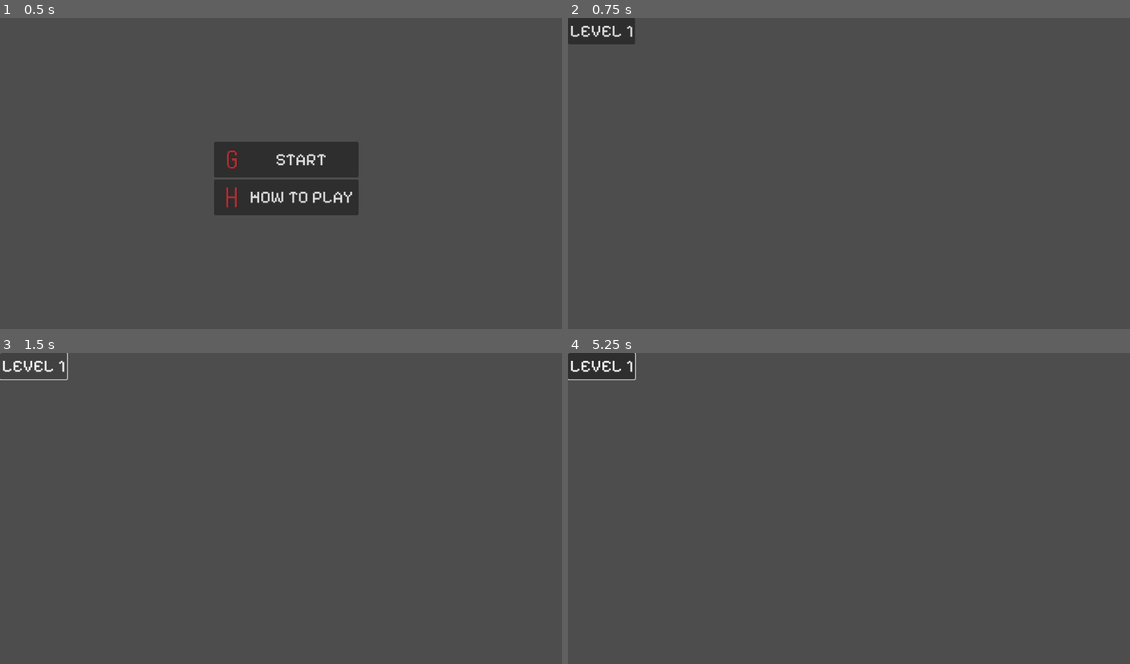
Above: before the commit, frames 1-4 (two rows, left to right).
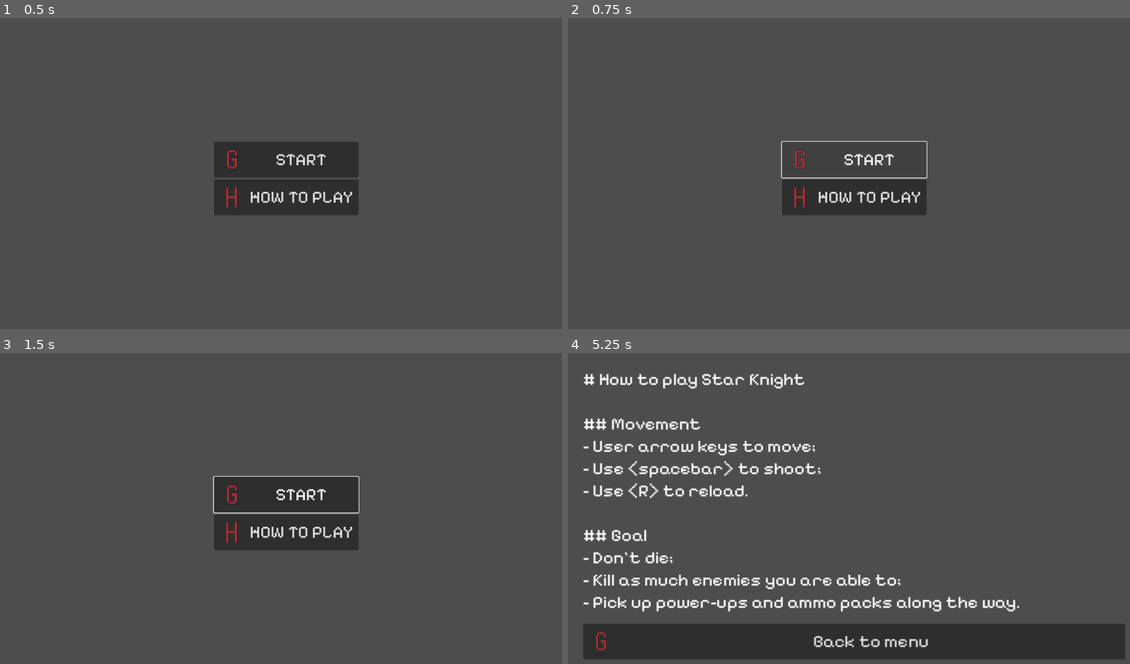
Above: after the commit, the same moments.

Repository: StampedeStudios/star-knight-gd
Game: Godot game, scene res://scenes/GameManager.tscn
Same seed, same stepped clock (60 frames per second), same inputs: the game is played once before the commit and once after it. This scene is started directly instead of the project's main scene.
Inputs (mouse positions are in pixels of both pictures, inside the frame that each line leads up to):
- Up to frame 1 (0.5 s): no input
- Up to frame 2 (0.75 s): click "START" at 0.5 s
- Up to frame 3 (1.5 s): click (33, 365) at 1.25 s, where only the run before the commit has a clickable "LEVEL 1"
- Up to frame 4 (5.25 s): click (601, 365) at 2 s, where only the run before the commit has a clickable "LEVEL 1"; click (854, 496) at 2.75 s, where only the run after the commit has a clickable "START"; click (601, 365) at 3.5 s, where only the run before the commit has a clickable "LEVEL 1"; click (854, 496) at 4.25 s, where only the run after the commit has a clickable "START"; click (854, 533) at 5 s, where only the run after the commit has a clickable "HOW TO PLAY"

Frame 1 is identical in both runs. In frame 2, 4.3% of the frame differs, in the area x 0-64%, y 0-64%; in frame 3, 6.2%; in frame 4, 17%, in the area x 0-100%, y 0-99%.
Error after the commit: Parse Error: Cannot find member "GAME_STARTED" in base "Enums.GameEvent". (res://scripts/game_manager/game_manager.gd:14)

Commit message:
refactor: renamed game event enum

Diff:
--- a/scripts/enums.gd
+++ b/scripts/enums.gd
@@ -9,8 +9,8 @@
 }
 
 ## All UI events triggered which require to be handled by [code]Game Manager[/code].
-enum UIEvent {
-    GAME_STARTED,
-    GAME_PAUSED,
-    GAME_QUIT,
+enum GameEvent {
+    STARTED,
+    PAUSED,
+    QUIT,
 }
--- a/scripts/game_manager/game_manager.gd
+++ b/scripts/game_manager/game_manager.gd
@@ -9,9 +9,9 @@
 ## Handles all UI signals/events triggered from [code]User Interface[/code].
 ##
 ## Handles all UI events which require game logic centrilized in the [code]Game Manager[/code] such as:[br]- Load Level;[br]- Save Level;[br]- Pause Game.
-func _on_user_interface_event_initiated(event: Enums.UIEvent):
+func _on_user_interface_event_initiated(event: Enums.GameEvent):
     match event:
-        Enums.UIEvent.GAME_STARTED:
+        Enums.GameEvent.GAME_STARTED:
             var level = load("res://levels/Level1.tscn")
 
             if not level:
--- a/scripts/user_inteface/user_interface.gd
+++ b/scripts/user_inteface/user_interface.gd
@@ -9,7 +9,7 @@
 @onready var how_to_play_section: CanvasLayer = $HowToPlaySection
 
 ## Signal that handles all UI events that require help from [code]Game Manager[/code].
-signal event_initiated(event: Enums.UIEvent)
+signal event_initiated(event: Enums.GameEvent)
 
 func _ready():
     how_to_play_section.hide()
@@ -18,7 +18,7 @@
 func _on_menu_control_triggered(event: Enums.MenuEvent):
     match event:
         Enums.MenuEvent.START_BTN_PRESSED:
-            event_initiated.emit(Enums.UIEvent.GAME_STARTED)
+            event_initiated.emit(Enums.GameEvent.STARTED)
         Enums.MenuEvent.HOW_TO_PLAY_BTN_PRESSED:
             _pop_how_to_play()
         _:
@@ -32,16 +32,16 @@
         _:
             pass
 
-## Hidden all menu elements but [code]How to Play section[/code].
+## Hides all menu elements but [code]How to Play section[/code].
 func _pop_how_to_play():
     menu.hide()
     how_to_play_section.show()
 
-## Hidden all menu elements but [code]Menu[/code].
+## Hides all menu elements but [code]Menu[/code].
 func _pop_menu():
     how_to_play_section.hide()
     menu.show()
 
-func hide_all():
+func _hide_all():
     menu.hide()
     how_to_play_section.hide()
